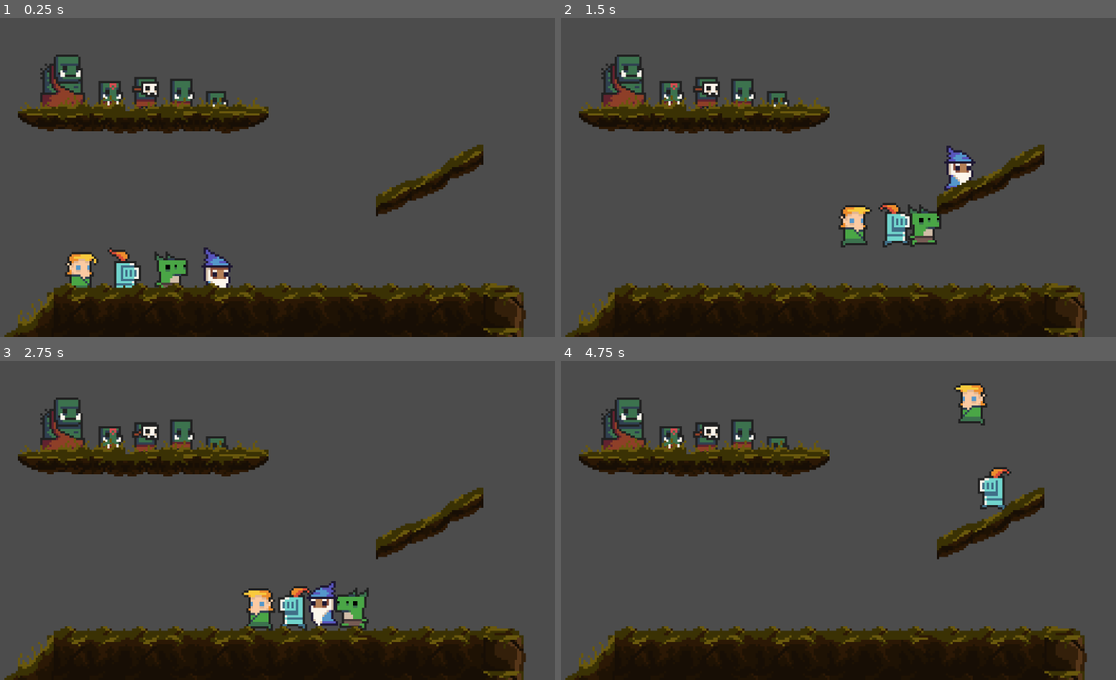
Above: before the commit, frames 1-4 (two rows, left to right).
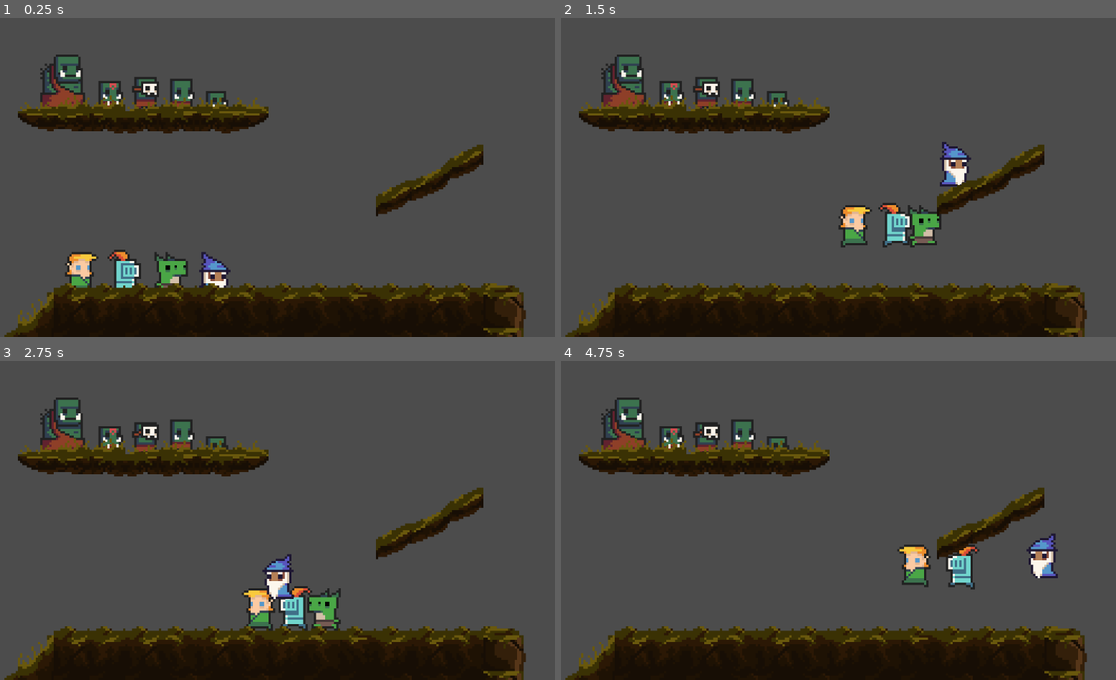
Above: after the commit, the same moments.

Repository: giordanorn/tfgoe
Game: Godot game, scene res://Levels/Test.tscn
Same seed, same stepped clock (60 frames per second), same inputs: the game is played once before the commit and once after it.
Inputs:
- Up to frame 1 (0.25 s): no input
- Up to frame 2 (1.5 s): hold Right (ui_right) from 0.53 s (still down); tap Up (ui_up) at 0.77 s
- Up to frame 3 (2.75 s): tap Up (ui_up) at 1.52 s; release Right (ui_right) at 2.03 s; hold Left (ui_left) from 2.03 s (still down)
- Up to frame 4 (4.75 s): release Left (ui_left) at 2.78 s; hold Right (ui_right) 2.78-4.28 s; tap Up (ui_up) at 3.02, 3.77, 4.52 s; hold Left (ui_left) from 4.28 s (still down)

The runs differ from the first frame. In frame 1, 0.7% of the frame differs, in the area x 16-42%, y 71-85%; in frame 2, 0.6%; in frame 3, 1.8%; in frame 4, 2.8%, in the area x 60-90%, y 6-72%.

Commit message:
Hitboxes dos jogadores consertadas

Diff:
--- a/Objects/Players/Elf.tscn
+++ b/Objects/Players/Elf.tscn
@@ -5,16 +5,15 @@
 [ext_resource path="res://Sprites/Characters/Bodies/elf_m_idle_anim_f1.png" type="Texture" id=3]
 [ext_resource path="res://Sprites/Characters/Bodies/elf_m_idle_anim_f2.png" type="Texture" id=4]
 [ext_resource path="res://Sprites/Characters/Bodies/elf_m_idle_anim_f3.png" type="Texture" id=5]
-[ext_resource path="res://Sprites/Characters/Bodies/elf_m_hit_anim_f0.png" type="Texture" id=6]
-[ext_resource path="res://Sprites/Characters/Bodies/elf_m_run_anim_f0.png" type="Texture" id=7]
-[ext_resource path="res://Sprites/Characters/Bodies/elf_m_run_anim_f1.png" type="Texture" id=8]
-[ext_resource path="res://Sprites/Characters/Bodies/elf_m_run_anim_f2.png" type="Texture" id=9]
-[ext_resource path="res://Sprites/Characters/Bodies/elf_m_run_anim_f3.png" type="Texture" id=10]
+[ext_resource path="res://Sprites/Characters/Bodies/elf_m_run_anim_f0.png" type="Texture" id=6]
+[ext_resource path="res://Sprites/Characters/Bodies/elf_m_run_anim_f1.png" type="Texture" id=7]
+[ext_resource path="res://Sprites/Characters/Bodies/elf_m_run_anim_f2.png" type="Texture" id=8]
+[ext_resource path="res://Sprites/Characters/Bodies/elf_m_run_anim_f3.png" type="Texture" id=9]
+[ext_resource path="res://Sprites/Characters/Bodies/elf_m_hit_anim_f0.png" type="Texture" id=10]
 [ext_resource path="res://Utils/KeyboardMovement.tscn" type="PackedScene" id=11]
 
-[sub_resource type="CapsuleShape2D" id=1]
-radius = 5.81073
-height = 8.40292
+[sub_resource type="RectangleShape2D" id=3]
+extents = Vector2( 5.93131, 8 )
 
 [sub_resource type="SpriteFrames" id=2]
 animations = [ {
@@ -23,14 +22,14 @@
 "name": "idle",
 "speed": 10.0
 }, {
-"frames": [ ExtResource( 6 ), ExtResource( 6 ), ExtResource( 6 ), ExtResource( 6 ) ],
+"frames": [ ExtResource( 6 ), ExtResource( 7 ), ExtResource( 8 ), ExtResource( 9 ) ],
+"loop": true,
+"name": "run",
+"speed": 10.0
+}, {
+"frames": [ ExtResource( 10 ), ExtResource( 10 ), ExtResource( 10 ), ExtResource( 10 ) ],
 "loop": true,
 "name": "hit",
-"speed": 10.0
-}, {
-"frames": [ ExtResource( 7 ), ExtResource( 8 ), ExtResource( 9 ), ExtResource( 10 ) ],
-"loop": true,
-"name": "run",
 "speed": 10.0
 } ]
 
@@ -38,13 +37,13 @@
 script = ExtResource( 1 )
 
 [node name="CollisionShape2D" type="CollisionShape2D" parent="."]
-shape = SubResource( 1 )
+shape = SubResource( 3 )
 
 [node name="AnimatedSprite" type="AnimatedSprite" parent="."]
-position = Vector2( 0, -4 )
 frames = SubResource( 2 )
 animation = "idle"
-frame = 1
+frame = 3
 playing = true
+offset = Vector2( 0, -6 )
 
 [node name="Movement" parent="." instance=ExtResource( 11 )]
--- a/Objects/Players/Knight.tscn
+++ b/Objects/Players/Knight.tscn
@@ -5,16 +5,15 @@
 [ext_resource path="res://Sprites/Characters/Bodies/knight_m_idle_anim_f1.png" type="Texture" id=3]
 [ext_resource path="res://Sprites/Characters/Bodies/knight_m_idle_anim_f2.png" type="Texture" id=4]
 [ext_resource path="res://Sprites/Characters/Bodies/knight_m_idle_anim_f3.png" type="Texture" id=5]
-[ext_resource path="res://Sprites/Characters/Bodies/knight_m_hit_anim_f0.png" type="Texture" id=6]
-[ext_resource path="res://Sprites/Characters/Bodies/knight_m_run_anim_f0.png" type="Texture" id=7]
-[ext_resource path="res://Sprites/Characters/Bodies/knight_m_run_anim_f1.png" type="Texture" id=8]
-[ext_resource path="res://Sprites/Characters/Bodies/knight_m_run_anim_f2.png" type="Texture" id=9]
-[ext_resource path="res://Sprites/Characters/Bodies/knight_m_run_anim_f3.png" type="Texture" id=10]
+[ext_resource path="res://Sprites/Characters/Bodies/knight_m_run_anim_f0.png" type="Texture" id=6]
+[ext_resource path="res://Sprites/Characters/Bodies/knight_m_run_anim_f1.png" type="Texture" id=7]
+[ext_resource path="res://Sprites/Characters/Bodies/knight_m_run_anim_f2.png" type="Texture" id=8]
+[ext_resource path="res://Sprites/Characters/Bodies/knight_m_run_anim_f3.png" type="Texture" id=9]
+[ext_resource path="res://Sprites/Characters/Bodies/knight_m_hit_anim_f0.png" type="Texture" id=10]
 [ext_resource path="res://Utils/KeyboardMovement.tscn" type="PackedScene" id=11]
 
-[sub_resource type="CapsuleShape2D" id=1]
-radius = 6.06816
-height = 7.76373
+[sub_resource type="RectangleShape2D" id=1]
+extents = Vector2( 6, 8 )
 
 [sub_resource type="SpriteFrames" id=2]
 animations = [ {
@@ -23,14 +22,14 @@
 "name": "idle",
 "speed": 10.0
 }, {
-"frames": [ ExtResource( 6 ) ],
+"frames": [ ExtResource( 6 ), ExtResource( 7 ), ExtResource( 8 ), ExtResource( 9 ) ],
+"loop": true,
+"name": "run",
+"speed": 10.0
+}, {
+"frames": [ ExtResource( 10 ) ],
 "loop": true,
 "name": "hit",
-"speed": 10.0
-}, {
-"frames": [ ExtResource( 7 ), ExtResource( 8 ), ExtResource( 9 ), ExtResource( 10 ) ],
-"loop": true,
-"name": "run",
 "speed": 10.0
 } ]
 
@@ -41,9 +40,10 @@
 shape = SubResource( 1 )
 
 [node name="AnimatedSprite" type="AnimatedSprite" parent="."]
-position = Vector2( 0, -4 )
+position = Vector2( 0, -6 )
 frames = SubResource( 2 )
 animation = "idle"
+frame = 1
 playing = true
 
 [node name="Movement" parent="." instance=ExtResource( 11 )]
--- a/Objects/Players/Lizard.tscn
+++ b/Objects/Players/Lizard.tscn
@@ -5,16 +5,15 @@
 [ext_resource path="res://Sprites/Characters/Bodies/lizard_m_idle_anim_f1.png" type="Texture" id=3]
 [ext_resource path="res://Sprites/Characters/Bodies/lizard_m_idle_anim_f2.png" type="Texture" id=4]
 [ext_resource path="res://Sprites/Characters/Bodies/lizard_m_idle_anim_f3.png" type="Texture" id=5]
-[ext_resource path="res://Sprites/Characters/Bodies/lizard_m_hit_anim_f0.png" type="Texture" id=6]
-[ext_resource path="res://Sprites/Characters/Bodies/lizard_m_run_anim_f0.png" type="Texture" id=7]
-[ext_resource path="res://Sprites/Characters/Bodies/lizard_m_run_anim_f1.png" type="Texture" id=8]
-[ext_resource path="res://Sprites/Characters/Bodies/lizard_m_run_anim_f2.png" type="Texture" id=9]
-[ext_resource path="res://Sprites/Characters/Bodies/lizard_m_run_anim_f3.png" type="Texture" id=10]
+[ext_resource path="res://Sprites/Characters/Bodies/lizard_m_run_anim_f0.png" type="Texture" id=6]
+[ext_resource path="res://Sprites/Characters/Bodies/lizard_m_run_anim_f1.png" type="Texture" id=7]
+[ext_resource path="res://Sprites/Characters/Bodies/lizard_m_run_anim_f2.png" type="Texture" id=8]
+[ext_resource path="res://Sprites/Characters/Bodies/lizard_m_run_anim_f3.png" type="Texture" id=9]
+[ext_resource path="res://Sprites/Characters/Bodies/lizard_m_hit_anim_f0.png" type="Texture" id=10]
 [ext_resource path="res://Utils/KeyboardMovement.tscn" type="PackedScene" id=11]
 
-[sub_resource type="CapsuleShape2D" id=1]
-radius = 6.04267
-height = 8.39227
+[sub_resource type="RectangleShape2D" id=3]
+extents = Vector2( 6, 8 )
 
 [sub_resource type="SpriteFrames" id=2]
 animations = [ {
@@ -23,14 +22,14 @@
 "name": "idle",
 "speed": 10.0
 }, {
-"frames": [ ExtResource( 6 ) ],
+"frames": [ ExtResource( 6 ), ExtResource( 7 ), ExtResource( 8 ), ExtResource( 9 ) ],
+"loop": true,
+"name": "run",
+"speed": 10.0
+}, {
+"frames": [ ExtResource( 10 ) ],
 "loop": true,
 "name": "hit",
-"speed": 10.0
-}, {
-"frames": [ ExtResource( 7 ), ExtResource( 8 ), ExtResource( 9 ), ExtResource( 10 ) ],
-"loop": true,
-"name": "run",
 "speed": 10.0
 } ]
 
@@ -38,10 +37,10 @@
 script = ExtResource( 1 )
 
 [node name="CollisionShape2D" type="CollisionShape2D" parent="."]
-shape = SubResource( 1 )
+shape = SubResource( 3 )
 
 [node name="AnimatedSprite" type="AnimatedSprite" parent="."]
-position = Vector2( 0, -4 )
+position = Vector2( 0, -6 )
 frames = SubResource( 2 )
 animation = "idle"
 frame = 1
--- a/Objects/Players/Wizard.tscn
+++ b/Objects/Players/Wizard.tscn
@@ -5,16 +5,15 @@
 [ext_resource path="res://Sprites/Characters/Bodies/wizzard_m_idle_anim_f1.png" type="Texture" id=3]
 [ext_resource path="res://Sprites/Characters/Bodies/wizzard_m_idle_anim_f2.png" type="Texture" id=4]
 [ext_resource path="res://Sprites/Characters/Bodies/wizzard_m_idle_anim_f3.png" type="Texture" id=5]
-[ext_resource path="res://Sprites/Characters/Bodies/wizzard_m_hit_anim_f0.png" type="Texture" id=6]
-[ext_resource path="res://Sprites/Characters/Bodies/wizzard_m_run_anim_f0.png" type="Texture" id=7]
-[ext_resource path="res://Sprites/Characters/Bodies/wizzard_m_run_anim_f1.png" type="Texture" id=8]
-[ext_resource path="res://Sprites/Characters/Bodies/wizzard_m_run_anim_f2.png" type="Texture" id=9]
-[ext_resource path="res://Sprites/Characters/Bodies/wizzard_m_run_anim_f3.png" type="Texture" id=10]
+[ext_resource path="res://Sprites/Characters/Bodies/wizzard_m_run_anim_f0.png" type="Texture" id=6]
+[ext_resource path="res://Sprites/Characters/Bodies/wizzard_m_run_anim_f1.png" type="Texture" id=7]
+[ext_resource path="res://Sprites/Characters/Bodies/wizzard_m_run_anim_f2.png" type="Texture" id=8]
+[ext_resource path="res://Sprites/Characters/Bodies/wizzard_m_run_anim_f3.png" type="Texture" id=9]
+[ext_resource path="res://Sprites/Characters/Bodies/wizzard_m_hit_anim_f0.png" type="Texture" id=10]
 [ext_resource path="res://Utils/KeyboardMovement.tscn" type="PackedScene" id=11]
 
-[sub_resource type="CapsuleShape2D" id=1]
-radius = 5.74877
-height = 8.48559
+[sub_resource type="RectangleShape2D" id=1]
+extents = Vector2( 6, 8 )
 
 [sub_resource type="SpriteFrames" id=2]
 animations = [ {
@@ -23,14 +22,14 @@
 "name": "idle",
 "speed": 10.0
 }, {
-"frames": [ ExtResource( 6 ) ],
+"frames": [ ExtResource( 6 ), ExtResource( 7 ), ExtResource( 8 ), ExtResource( 9 ) ],
+"loop": true,
+"name": "run",
+"speed": 10.0
+}, {
+"frames": [ ExtResource( 10 ) ],
 "loop": true,
 "name": "hit",
-"speed": 10.0
-}, {
-"frames": [ ExtResource( 7 ), ExtResource( 8 ), ExtResource( 9 ), ExtResource( 10 ) ],
-"loop": true,
-"name": "run",
 "speed": 10.0
 } ]
 
@@ -41,10 +40,9 @@
 shape = SubResource( 1 )
 
 [node name="AnimatedSprite" type="AnimatedSprite" parent="."]
-position = Vector2( 0, -4 )
+position = Vector2( -1, -6 )
 frames = SubResource( 2 )
 animation = "idle"
-frame = 3
 playing = true
 
 [node name="Movement" parent="." instance=ExtResource( 11 )]
